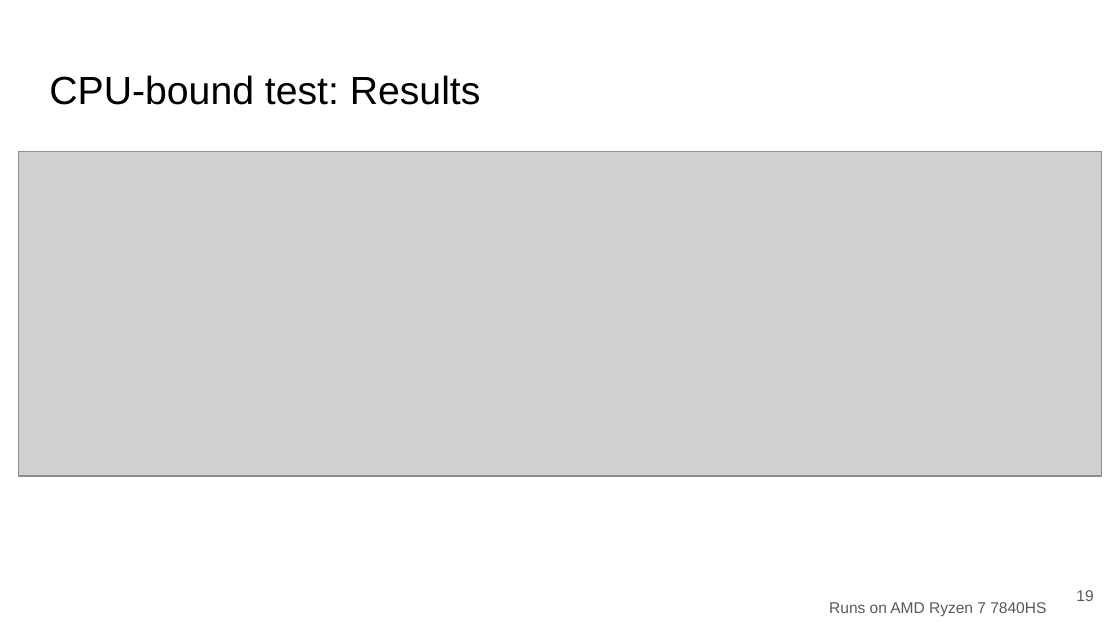
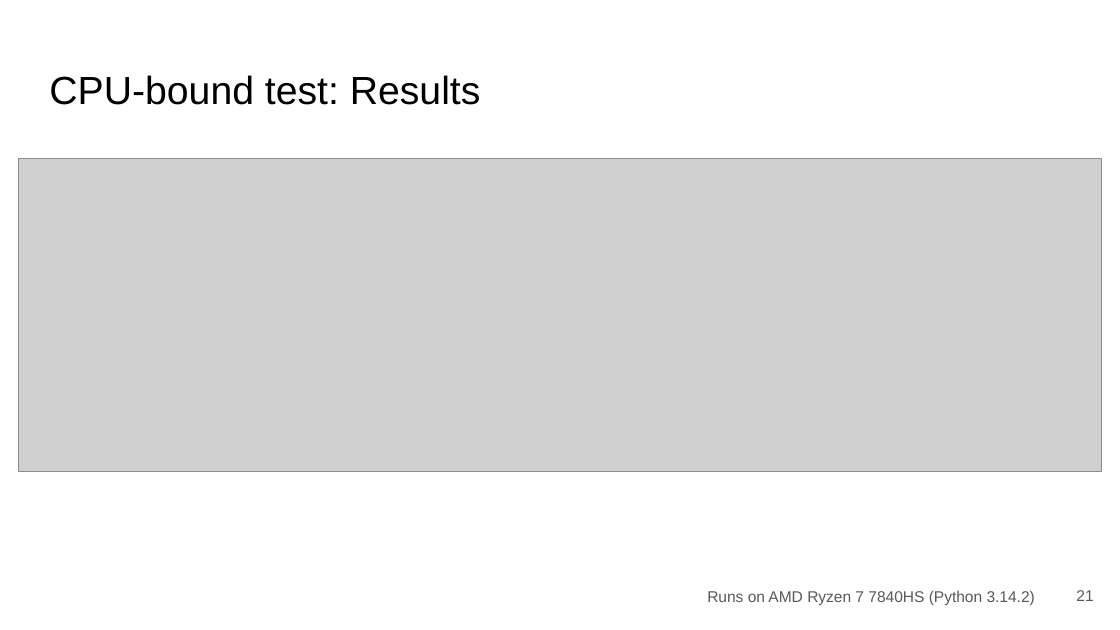
Before and after one commit to SSStas/mipt-python-course, a slide deck: slide 21 of subinterpreters_project/Subinterpreters.pptx (slide 19 before the commit). Drawn at 1120x630 pixels with LibreOffice and Linux fonts; fonts in the diff are those of the drawing; grey boxes stand for pictures. Boxes give left, top, right and bottom in pixels: in the first picture for what was removed or moved away, otherwise in the second. Text is boxed around its words. In the diff, an @@ line names an element or a change of style, - is before the commit and + after.

```diff
--- a/subinterpreters_project/Subinterpreters.pptx
+++ b/subinterpreters_project/Subinterpreters.pptx
@@ picture: place and size @@
-picture at (19,151,1102,476)
+picture at (19,158,1102,472)
@@ text at (707,590,1035,605): text changed @@
-Runs on AMD Ryzen 7 7840HS
+Runs on AMD Ryzen 7 7840HS (Python 3.14.2)
@@ page number at (1076,590,1093,601): text changed @@
-19
+21
```
Also in this commit, not shown: 18 other slides changed, 3 slides added, 1 slide removed, 7 other files.
